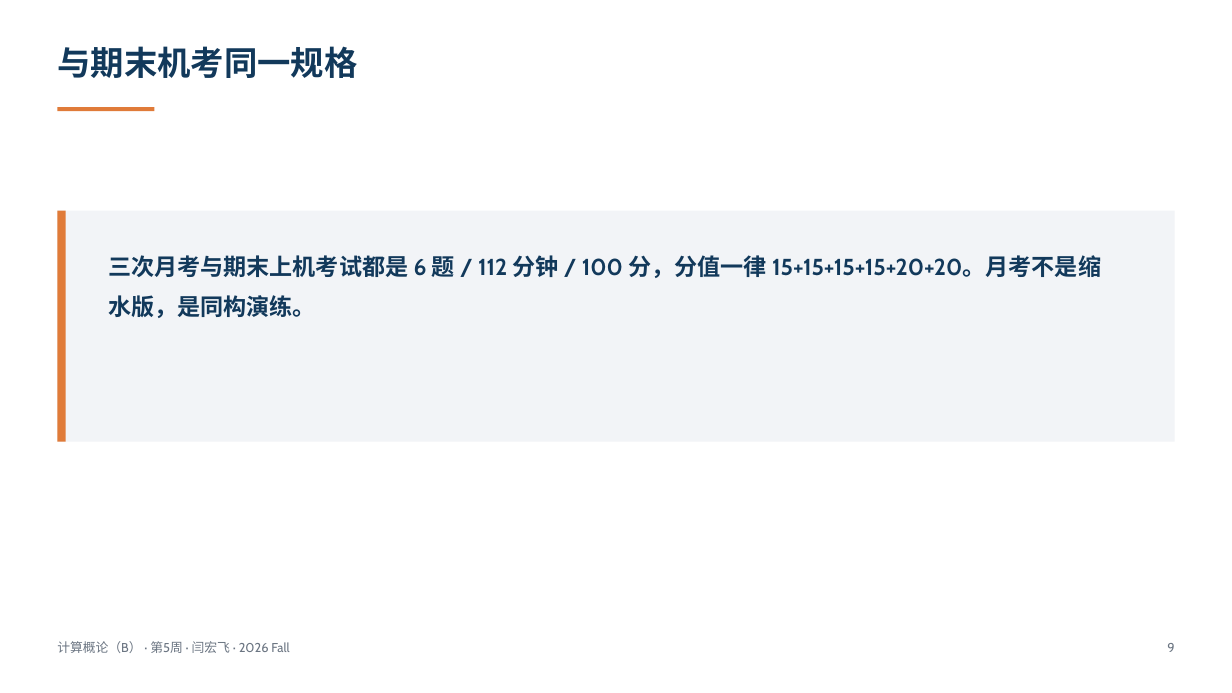
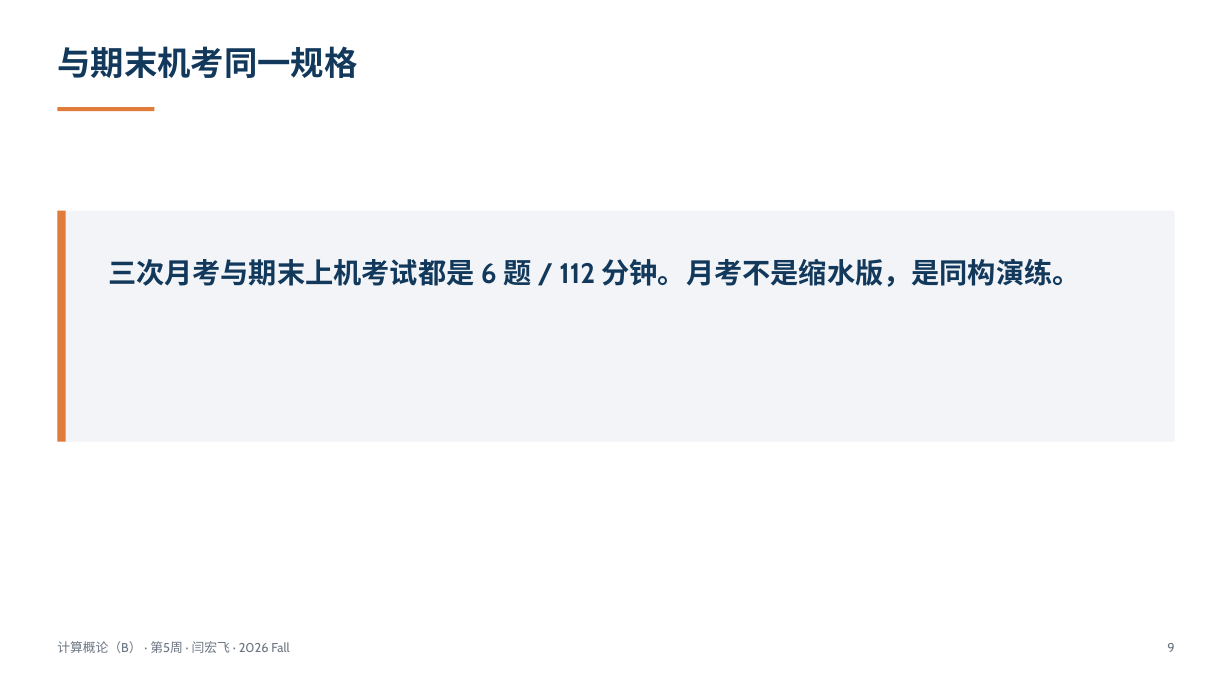
Before and after one commit to GMyhf/2026fall-cs101, a slide deck: slide 9 of courseware/202609_ADS_W05_October_Exam_Review.pptx. Drawn at 1232x693 pixels with LibreOffice and Linux fonts; fonts in the diff are those of the drawing. Boxes give left, top, right and bottom in pixels: in the first picture for what was removed or moved away, otherwise in the second. Text is boxed around its words. In the diff, an @@ line names an element or a change of style, - is before the commit and + after.

```diff
--- a/courseware/202609_ADS_W05_October_Exam_Review.pptx
+++ b/courseware/202609_ADS_W05_October_Exam_Review.pptx
@@ text at (x1=108, y1=255, x2=1081, y2=291): text changed; size 18 to 22 pt @@
-三次月考与期末上机考试都是 6 题 / 112 分钟 / 100 分，分值一律 15+15+15+15+20+20。月考不是缩水版，是同构演练。
+三次月考与期末上机考试都是 6 题 / 112 分钟。月考不是缩水版，是同构演练。
```
Also in this commit, not shown: 6 other slides changed, 1 other file.
